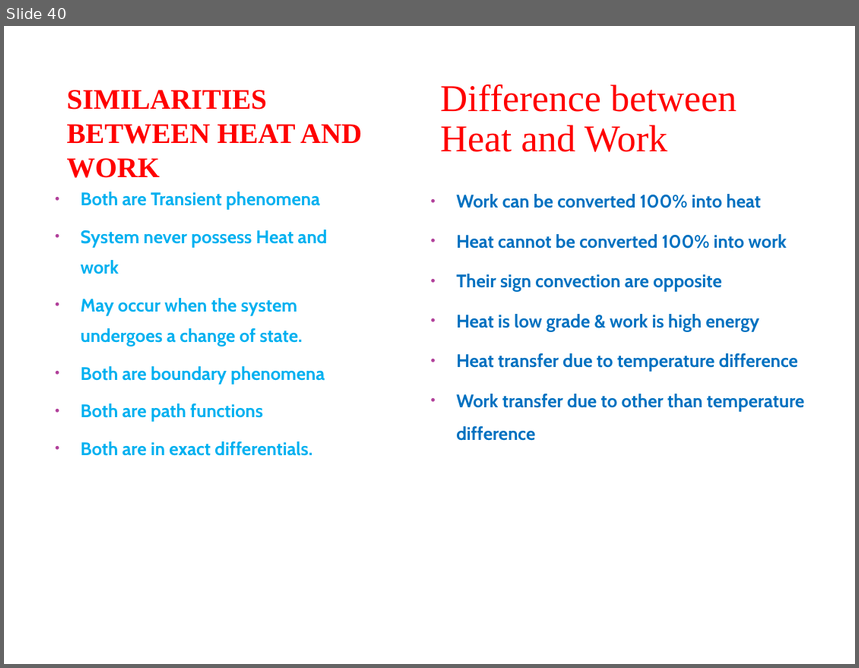
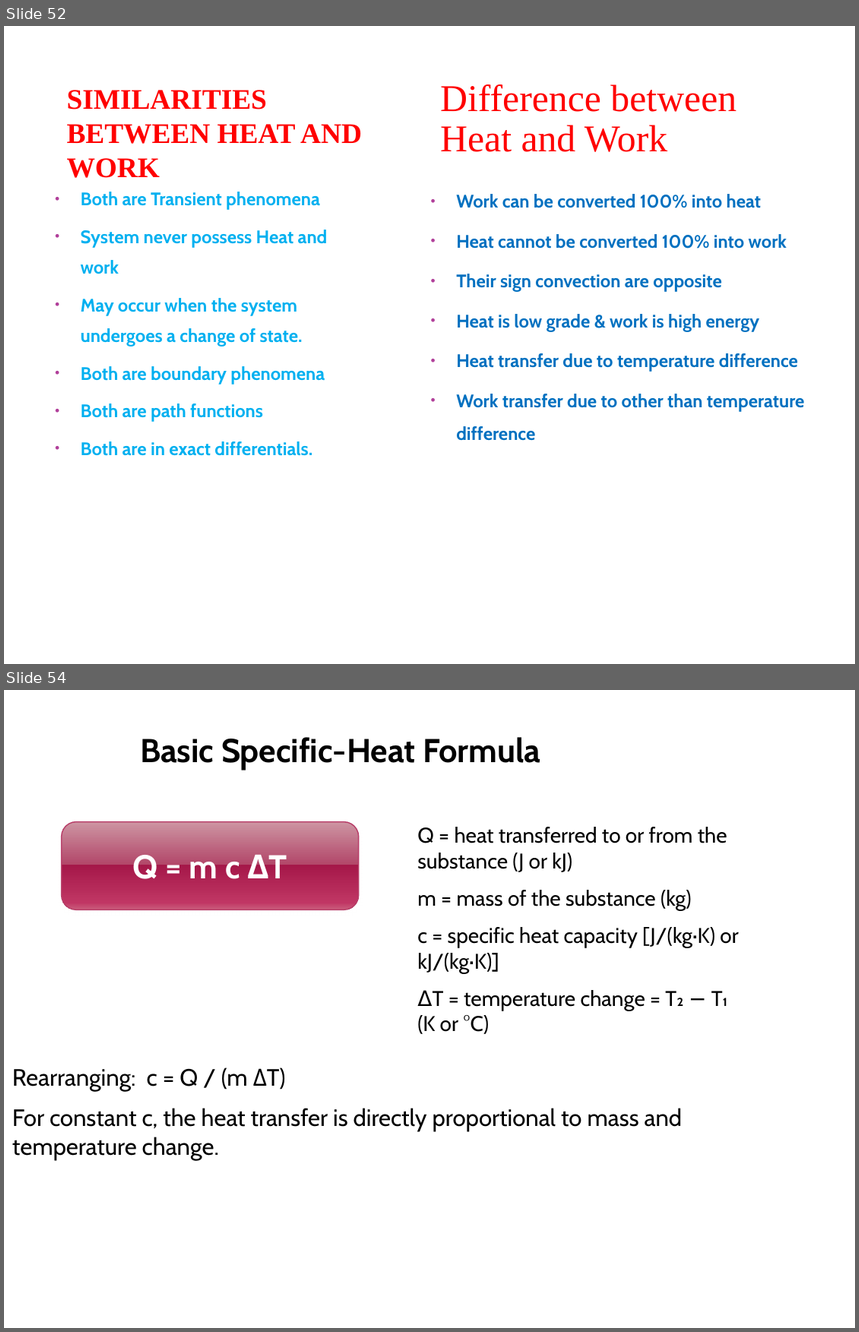
Before and after one commit to SidonTheTroll/3rd-sem-grinding, a slide deck: Engineering Thermodynamics/1 - Introduction to Thermodynamics/ET-UNIT 1.pptx. Shown one above the other, each under a label of ours: slide 40 before the commit, slides 52 and 54 after it; the slides between them are not shown. The pictures are 859x668 and 859x1332 pixels, drawn with LibreOffice and Linux fonts; fonts in the diff are those of the drawing; background and template pictures are left out. Boxes give left, top, right and bottom in pixels: in the first picture for what was removed or moved away, otherwise in the second. Text is boxed around its words. In the diff, an @@ line names an element or a change of style, - is before the commit and + after.

```diff
--- a/Engineering Thermodynamics/1 - Introduction to Thermodynamics/ET-UNIT 1.pptx
+++ b/Engineering Thermodynamics/1 - Introduction to Thermodynamics/ET-UNIT 1.pptx
@@ slide 54 added at <box>4,690,855,1328</box>, background #FFFFFF @@
@@ text added at <box>140,737,541,771</box>, 28 pt, text #000000, bold @@
+Basic Specific-Heat Formula
@@ rounded rectangle added at <box>62,822,359,910</box>, fill gradient #CE94A2 to #B34869 to #A61749 to #C13764 to #CA5D7C, outline #B83D68 0.9 pt, 28 pt, text #FFFFFF, bold @@
+Q = m c ΔT
@@ text added at <box>417,827,738,1034</box>, 18 pt, text #000000 @@
+Q = heat transferred to or from the substance (J or kJ)
+m = mass of the substance (kg)
+c = specific heat capacity [J/(kg·K) or kJ/(kg·K)]
+ΔT = temperature change = T₂ − T₁ (K or °C)
@@ text added at <box>12,1068,683,1160</box>, 20 pt, text #000000 @@
+Rearranging: c = Q / (m ΔT)
+For constant c, the heat transfer is directly proportional to mass and temperature change.
@@ what was slide 40 is now slide 52 @@
```
Also in this commit, not shown: 12 other slides added, 1 slide removed, 34 other files.
